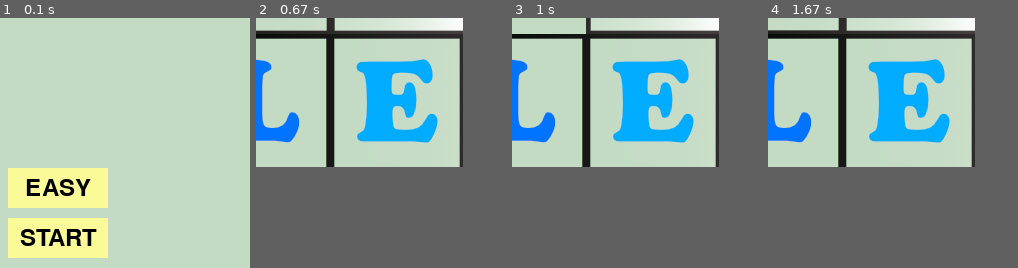
Above: before the commit, frames 1-4 (left to right).
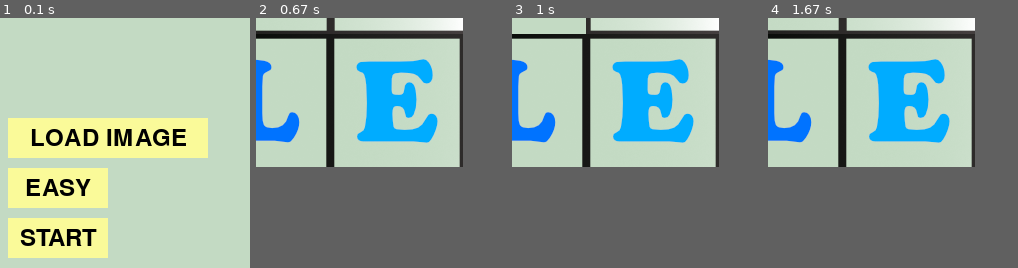
Above: after the commit, the same moments.

Repository: gitfoehn/slizzzle
Game: pygame game, started from main.py
Same seed, same stepped clock (60 frames per second), same inputs: the game is played once before the commit and once after it.
Inputs (mouse positions are % of the whole screen's width and height, from its top left):
- Up to frame 1 (0.1 s): no input
- Up to frame 2 (0.67 s): click "START" at 0.38 s
- Up to frame 3 (1 s): click (40, 45) at 0.72 s
- Up to frame 4 (1.67 s): click (52, 12) at 1.05 s; click (19, 10) at 1.38 s
The pictures show only the part of the screen within x 38-88%, y 50-100%; the shares and areas given below are measured in that part.

The runs differ from the first frame. In frame 1, 13% of the frame differs, in the area x 3-84%, y 40-56%; in frame 2, nothing differs; in frame 3, nothing differs; in frame 4, nothing differs.

Commit message:
features added:  - fileimport incl. button  - resize image method to max width/height

Diff:
--- a/constants.py
+++ b/constants.py
@@ -18,10 +18,15 @@
 
 MENU_RESOLUTION = (500, 500)
 
+# Other
 DIFFICULTIES = (Difficulty("EASY", 3, 3, 15),
                 Difficulty("MEDIUM", 4, 4, 40),
                 Difficulty("HARD", 5, 5, 100),
                 Difficulty("INSANE", 8, 8, 400))
+
+SCALE_FACTOR = 0.95
+MAX_WIDTH = WINDOW_WIDTH
+MAX_HEIGHT = WINDOW_HEIGHT
 
 
 # Colors
--- a/slizzle/pygame_view.py
+++ b/slizzle/pygame_view.py
@@ -12,6 +12,7 @@
 
         self.button_start = None
         self.button_difficulty = None
+        self.button_image_path = None
 
         pygame.init()
         pygame.display.set_caption(CAPTION)
@@ -23,11 +24,14 @@
         self.display = pygame.display.set_mode(MENU_RESOLUTION)
         self.display.fill(Colors.CAMBRIDGE_BLUE)
 
+        self.button_image_path = Button("LOAD IMAGE", Colors.PASTEL_YELLOW, (200, 350), 200, 40)
         self.button_start = Button("START", Colors.PASTEL_YELLOW, (200, 450), 100, 40)
         self.button_difficulty = Button(difficulty_text, Colors.PASTEL_YELLOW, (200, 400), 100, 40)
 
+
         self.button_start.draw(self.display)
         self.button_difficulty.draw(self.display)
+        self.button_image_path.draw(self.display)
 
         pygame.display.flip()
 
--- a/slizzle/slizzle_controller.py
+++ b/slizzle/slizzle_controller.py
@@ -2,8 +2,10 @@
 
 import pygame
 from PIL import Image
+from tkinter import filedialog as fd
 
 import constants
+from constants import SCALE_FACTOR, MAX_WIDTH, MAX_HEIGHT
 from slizzle.model.slizzle_model import SlizzleModel
 from slizzle.model.slizzle_tile import SlizzleTile
 from pil_to_pygame_image import convert_to_pygame_surface
@@ -19,16 +21,32 @@
         self.inMenu = True
         self.selected_diff = 0
         # TODO: Get puzzle_resolution rom settings
-        self.puzzle_resolution = (3, 3)  # (width, height)
+        self.puzzle_resolution = None
 
     def load_image(self, image_url: str) -> None:
         self.image = Image.open(image_url)
         self.crop_image()
 
+    def check_resize(self) -> None:
+        width, height = self.image.size
+        while width > MAX_WIDTH or height > MAX_HEIGHT:
+            width, height = width*SCALE_FACTOR, height*SCALE_FACTOR
+        self.image = self.image.resize((int(width), int(height)), Image.ANTIALIAS)
+
     def crop_image(self) -> None:
+        max_width = 800
+        max_height = 800
+
         width, height = self.image.size
+        print(f"width: {width} height: {height}")
+
+        if width > max_width or height > max_height:
+            self.check_resize()
+            width, height = self.image.size
+
         width -= (width % self.puzzle_resolution[0])
         height -= (height % self.puzzle_resolution[1])
+        print(f"width: {width} height: {height}")
         self.image = self.image.crop((0, 0, width, height))
 
     def slice_image(self, tile_amount: (int, int)) -> list:
@@ -42,7 +60,10 @@
         for w in range(tile_amount[0]):
             for h in range(tile_amount[1]):
                 # TODO Crop to optimal size
-                pil_img = self.image.crop((w * tile_width, h * tile_height, (w + 1) * tile_width, (h + 1) * tile_height))
+                pil_img = self.image.crop((w * tile_width,
+                                           h * tile_height,
+                                           (w + 1) * tile_width,
+                                           (h + 1) * tile_height))
                 img = convert_to_pygame_surface(pil_img)
                 tile = SlizzleTile(img, (w, h))
                 tiles.append(tile)
@@ -57,19 +78,23 @@
                 if event.type == pygame.MOUSEBUTTONDOWN and event.button == 1:
                     if self.view.button_start.rect.collidepoint(event.pos):
                         print('Start button clicked')
+                        if self.image is None:
+                            self.puzzle_resolution = constants.DIFFICULTIES[self.selected_diff].res
+                            self.load_image(constants.LOGO)
                         self.inMenu = False
-                        self.puzzle_resolution = constants.DIFFICULTIES[self.selected_diff].res
-
                     if self.view.button_difficulty.rect.collidepoint(event.pos):
                         print('Change difficulty')
                         self.selected_diff = (self.selected_diff + 1) % len(constants.DIFFICULTIES)
+                    if self.view.button_image_path.rect.collidepoint(event.pos):
+                        self.image = fd.askopenfilename()
+                        self.puzzle_resolution = constants.DIFFICULTIES[self.selected_diff].res
+                        self.load_image(self.image)
+                        print(f'Added image Path {self.image}')
 
             self.view.show_menu_view(constants.DIFFICULTIES[self.selected_diff].name)
 
     def start_game(self) -> None:
-        self.load_image('assets/logo/slizzle_logo_small.png')
         tiles = self.slice_image(self.puzzle_resolution)
-
         self.model = SlizzleModel(tiles, constants.DIFFICULTIES[self.selected_diff])
         self.view.model = self.model
 
@@ -94,7 +119,8 @@
     def get_puzzle_coord_from_pos(self, pos: (int, int)) -> (int, int):
         puzzle_view_size = self.image.size
         # tile.w = view.w / puzzle_res.w
-        tile_size = tuple((puzzle_view_size[0] / self.puzzle_resolution[0], puzzle_view_size[1] / self.puzzle_resolution[1]))
+        tile_size = tuple((puzzle_view_size[0] / self.puzzle_resolution[0],
+                           puzzle_view_size[1] / self.puzzle_resolution[1]))
         # pos.x % tile.w
         x = int(pos[0] // tile_size[0])
         y = int(pos[1] // tile_size[1])
